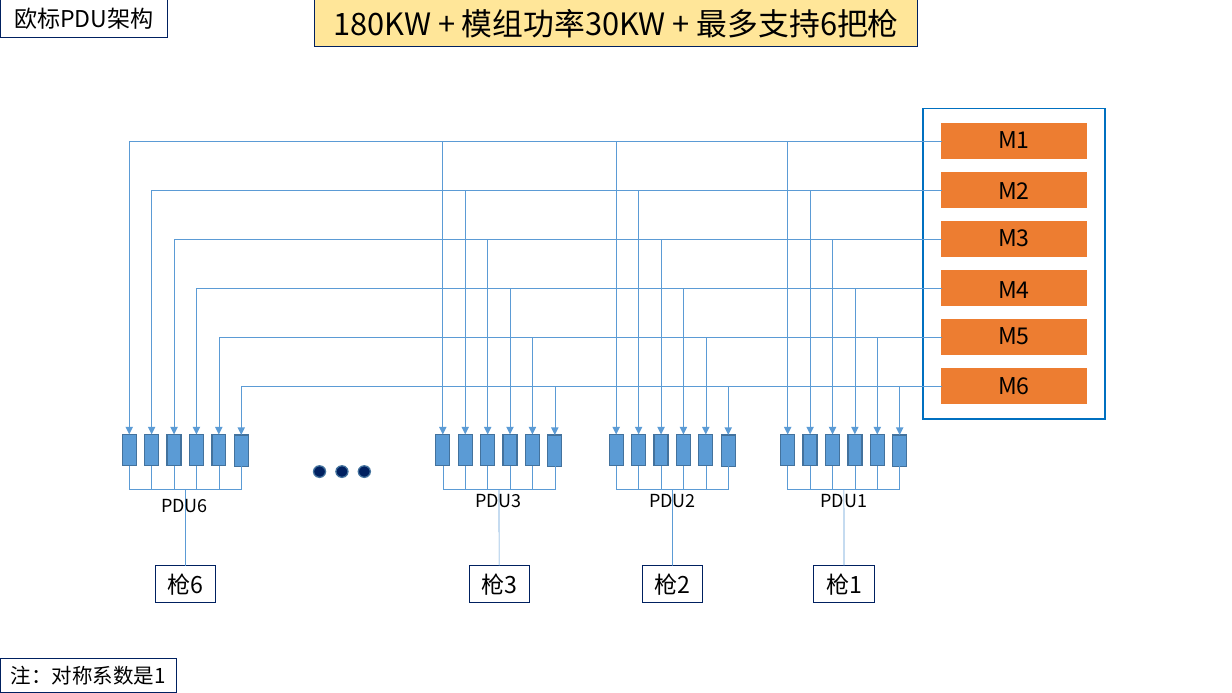
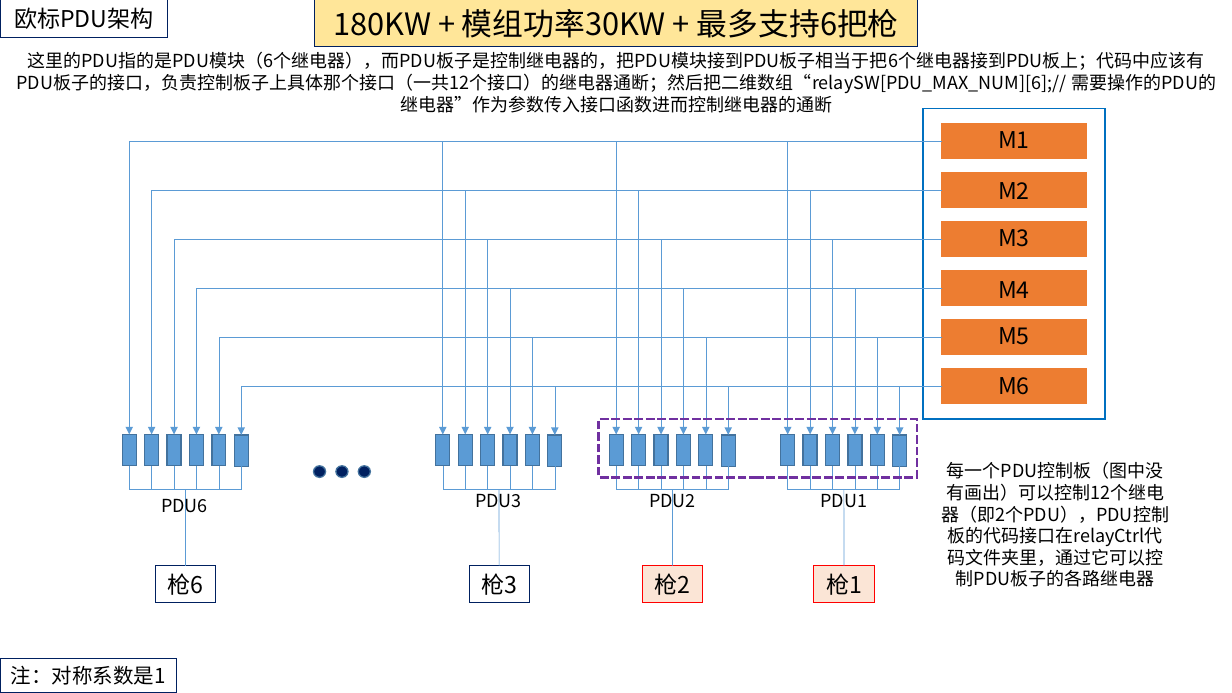
Before and after one commit to HaimanLiao/Some_Backup, a slide deck: slide 9 of tmp_PPT.pptx. Drawn at 1232x693 pixels with LibreOffice and Linux fonts; fonts in the diff are those of the drawing. Boxes give left, top, right and bottom in pixels: in the first picture for what was removed or moved away, otherwise in the second. Text is boxed around its words. In the diff, an @@ line names an element or a change of style, - is before the commit and + after.

```diff
--- a/tmp_PPT.pptx
+++ b/tmp_PPT.pptx
@@ text added at (x1=17, y1=51, x2=1216, y2=113), 14 pt, text #000000 @@
+这里的PDU指的是PDU模块（6个继电器），而PDU板子是控制继电器的，把PDU模块接到PDU板子相当于把6个继电器接到PDU板上；代码中应该有PDU板子的接口，负责控制板子上具体那个接口（一共12个接口）的继电器通断；然后把二维数组“relaySW[PDU_MAX_NUM][6];// 需要操作的PDU的继电器”作为参数传入接口函数进而控制继电器的通断
@@ rectangle added at (x1=599, y1=420, x2=917, y2=478), outline #7030A0 2.25 pt dashed @@
@@ text added at (x1=941, y1=462, x2=1169, y2=587), 14 pt, text #000000 @@
+每一个PDU控制板（图中没有画出）可以控制12个继电器（即2个PDU），PDU控制板的代码接口在relayCtrl代码文件夹里，通过它可以控制PDU板子的各路继电器
@@ rectangle "枪2" at (x1=642, y1=566, x2=702, y2=603): fill none to #FBE5D6; outline #002060 0.75 pt to #FF0000 0.75 pt @@
@@ rectangle "枪1" at (x1=814, y1=566, x2=874, y2=603): fill none to #FBE5D6; outline #002060 0.75 pt to #FF0000 0.75 pt @@
```
Also in this commit, not shown: 1 other slide changed, 2 slides added, 1 other file.
